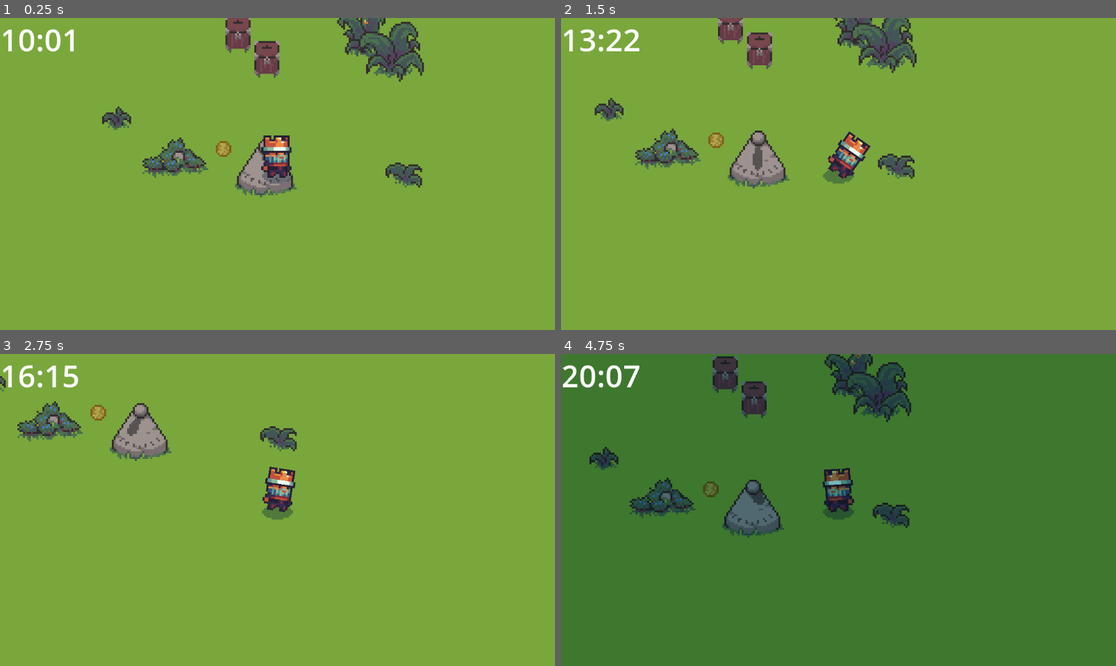
Above: before the commit, frames 1-4 (two rows, left to right).
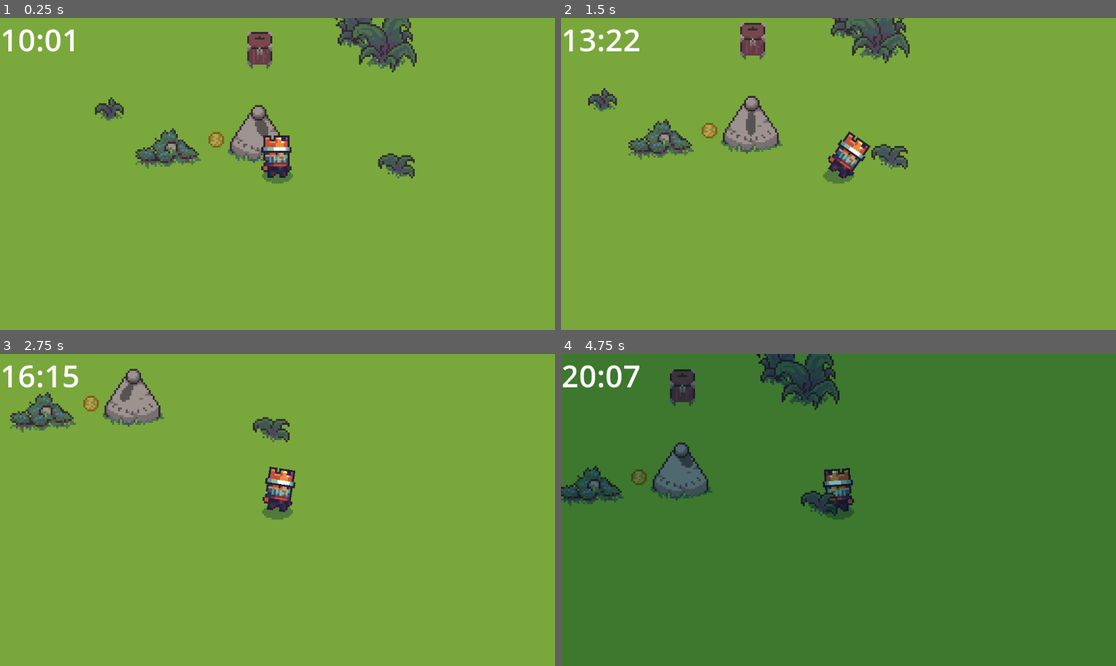
Above: after the commit, the same moments.

Repository: ollulf/ProjectShiver
Game: Godot game, scene res://scenes/game.tscn
The game is run twice, just before and just after one commit, with the same random seed, the same clock (stepped at 60 frames per second) and the same inputs.
Inputs:
- Up to frame 1 (0.25 s): no input
- Up to frame 2 (1.5 s): hold Right (ui_right) 0.53-1.28 s; hold Backspace 0.53-1.28 s; hold Down (ui_down) from 1.28 s (still down); tap Backspace at 1.35 s
- Up to frame 3 (2.75 s): release Down (ui_down) at 2.03 s; hold Right (ui_right) from 2.03 s (still down); hold Backspace from 2.03 s (still down)
- Up to frame 4 (4.75 s): release Right (ui_right) at 2.78 s; release Backspace at 2.78 s; hold Up (ui_up) 2.78-3.53 s; tap Backspace at 2.85, 4.35 s; hold Backspace 3.53-4.28 s; hold Left (ui_left) from 3.53 s (still down)

The runs differ from the first frame. In frame 1, 6.4% of the frame differs, in the area x 17-77%, y 0-58%; in frame 2, 6.5%; in frame 3, 3.9%; in frame 4, 9.9%, in the area x 0-64%, y 0-59%.

Commit message:
ADDED: y Layering to scene

Diff:
--- a/scenes/donation_bowl.tscn
+++ b/scenes/donation_bowl.tscn
@@ -1,11 +1,21 @@
-[gd_scene load_steps=3 format=3 uid="uid://d1ukokw2wpy6h"]
+[gd_scene load_steps=4 format=3 uid="uid://4b7qa8fg86nb"]
 
 [ext_resource type="Texture2D" uid="uid://drbfhnrcuo6dd" path="res://assets/Sprites/Manmade/donationBox.png" id="1_sprpd"]
-[ext_resource type="PackedScene" uid="uid://bdjsd2ljlp6fh" path="res://scenes/InteractableZone.tscn" id="2_hm4i7"]
+[ext_resource type="PackedScene" path="res://scenes/InteractableZone.tscn" id="2_hm4i7"]
+
+[sub_resource type="RectangleShape2D" id="RectangleShape2D_wot8b"]
+size = Vector2(13, 11)
 
 [node name="DonationBowl" type="Sprite2D"]
 position = Vector2(-34, 88)
 texture = ExtResource("1_sprpd")
+offset = Vector2(0, -15)
 
 [node name="InteractableZone" parent="." instance=ExtResource("2_hm4i7")]
-position = Vector2(1, 5)
+position = Vector2(1, -10)
+
+[node name="StaticBody2D" type="StaticBody2D" parent="."]
+
+[node name="CollisionShape2D" type="CollisionShape2D" parent="StaticBody2D"]
+position = Vector2(0.5, -5.5)
+shape = SubResource("RectangleShape2D_wot8b")
--- a/scenes/game.tscn
+++ b/scenes/game.tscn
@@ -1,10 +1,13 @@
 [gd_scene load_steps=3 format=3 uid="uid://du13hgd14qiid"]
 
-[ext_resource type="PackedScene" uid="uid://c7of16axcm8gl" path="res://scenes/functionality.tscn" id="9_qcmoy"]
-[ext_resource type="PackedScene" uid="uid://dqtdfv5teghq0" path="res://scenes/level.tscn" id="9_yjs30"]
+[ext_resource type="PackedScene" uid="uid://dabc8mvj713nn" path="res://scenes/functionality.tscn" id="9_qcmoy"]
+[ext_resource type="PackedScene" uid="uid://c6itcxf6w4oee" path="res://scenes/level.tscn" id="9_yjs30"]
 
 [node name="Game" type="Node2D"]
+y_sort_enabled = true
 
 [node name="Level" parent="." instance=ExtResource("9_yjs30")]
+y_sort_enabled = true
 
 [node name="Functionality" parent="." instance=ExtResource("9_qcmoy")]
+y_sort_enabled = true
--- a/scenes/level.tscn
+++ b/scenes/level.tscn
@@ -41,5 +41,6 @@
 position = Vector2(0, -61)
 
 [node name="SunClock" parent="." instance=ExtResource("9_wjoq0")]
+
 [node name="DonationBowl" parent="." instance=ExtResource("8_ra3s8")]
 position = Vector2(-15, -74)
--- a/scenes/player.tscn
+++ b/scenes/player.tscn
@@ -9,6 +9,7 @@
 radius = 6.0
 
 [node name="player" type="CharacterBody2D"]
+y_sort_enabled = true
 position = Vector2(6, 4)
 collision_layer = 2
 script = ExtResource("1_fb4e8")
--- a/scenes/sun_clock.tscn
+++ b/scenes/sun_clock.tscn
@@ -1,10 +1,19 @@
-[gd_scene load_steps=3 format=3 uid="uid://wdtx2rop3ead"]
+[gd_scene load_steps=4 format=3 uid="uid://tf0crqd7ys1u"]
 
 [ext_resource type="Texture2D" uid="uid://bvqegcbe2n8dy" path="res://assets/Sprites/Manmade/sunClock.png" id="1_msmkp"]
 [ext_resource type="Script" path="res://scenes/sun_clock.gd" id="2_d1x2b"]
 
+[sub_resource type="CircleShape2D" id="CircleShape2D_fetta"]
+
 [node name="SunClock" type="Sprite2D"]
 texture = ExtResource("1_msmkp")
+offset = Vector2(0, -13)
 hframes = 8
 frame = 4
 script = ExtResource("2_d1x2b")
+
+[node name="StaticBody2D" type="StaticBody2D" parent="."]
+
+[node name="CollisionShape2D" type="CollisionShape2D" parent="StaticBody2D"]
+position = Vector2(0, -10)
+shape = SubResource("CircleShape2D_fetta")
Not shown: 1 places in scenes/functionality.tscn that only renumber resources
Not shown: 2 places in scenes/level.tscn that only renumber resources
